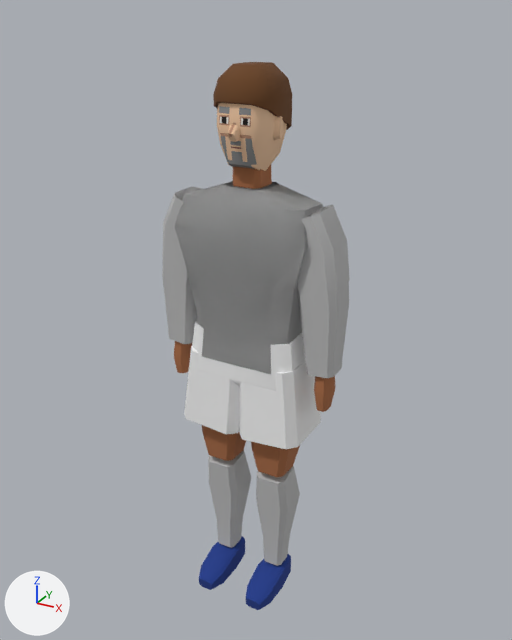
The glTF model assets/players/generated/p_dvs_01.glb, before and after one commit.
One viewpoint serves both versions: a 50 mm camera at (1.082, -1.938, 2.066) aimed at (0.008, 0.016, 1.089). The lights are fixed; the arrows at lower left show +X, +Y and +Z. The older version comes first. Vertices at exactly the same position are counted once.

The scene before the commit, as lines of its bpy script (objects in view):
```python
ob_body = bpy.data.objects.new('Body', me_body)
ob_body.location = (0.0, 0.0, 0.0)
ob_hair = bpy.data.objects.new('Hair', me_hair)
ob_hair.location = (0.0, 0.0, 0.0)
ob_head = bpy.data.objects.new('Head', me_head)
ob_head.location = (0.0, 0.0, 0.0)
ob_shirt_long = bpy.data.objects.new('Shirt_Long', me_shirt_long)
ob_shirt_long.location = (0.0, 0.0, 0.0)
ob_shirt_short = bpy.data.objects.new('Shirt_Short', me_shirt_short)
ob_shirt_short.location = (0.0, 0.0, 0.0)
ob_shorts = bpy.data.objects.new('Shorts', me_shorts)
ob_shorts.location = (0.0, 0.0, 0.0)
```
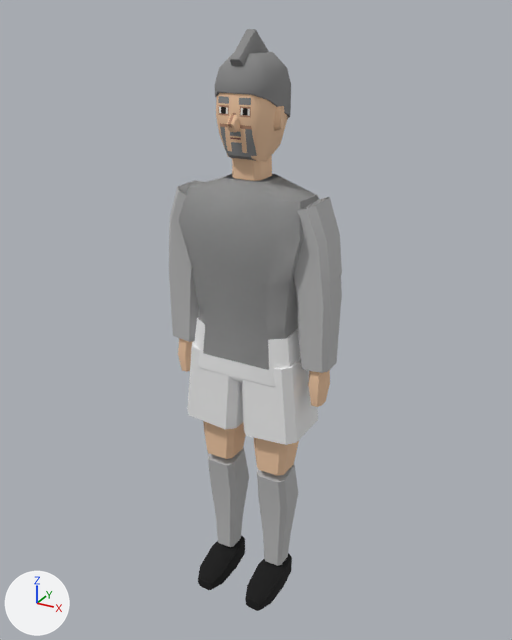
Pixel boxes [x1, y1, x2, y2] of what changed, in the pictures (512 x 640 px; the box of a moved part takes in the faces that stretch with it):
'Shirt_Long', reshaped (7% narrower)
    before: [162, 181, 349, 378]
    after: [169, 174, 342, 373]
'Body', recoloured, mesh rescaled
    before: [174, 165, 335, 610]
    after: [178, 156, 330, 611]
'Shorts', reshaped
    before: [184, 322, 321, 450]
    after: [187, 318, 318, 445]
'Hair', recoloured, reshaped (brown to grey, 32% taller)
    before: [213, 62, 292, 130]
    after: [215, 29, 291, 119]
'Head', moved, rescaled
    before: [217, 103, 287, 171]
    after: [216, 93, 287, 163]
'Shirt_Short', reshaped (8% narrower)
    before: [162, 193, 350, 293]
    after: [169, 186, 342, 284]
part 1 of me_body, moved or reshaped
    before: [174, 165, 335, 526]
    after: [178, 156, 330, 526]

Edits to the bpy script that builds the scene:
```text
Change mat_skin:
    mat_skin.base_color: (0.392, 0.147, 0.0595) -> (0.88, 0.584, 0.376)  # brown #a86b45 -> beige #f1c9a5
Change mat_boots:
    mat_boots.base_color: (0.013, 0.0423, 0.254) -> (0.00561, 0.00561, 0.00561)  # blue #1e3a8a -> black #111111
Change mat_hair:
    mat_hair.base_color: (0.147, 0.0578, 0.0168) -> (0.254, 0.254, 0.254)  # brown #6b4423 -> grey #8a8a8a
Change me_body:
    used by ob_body; location = (0.0, 0.0, 0.0)
    remove me_body.from_pydata(...)  # 320 vertices, 596 faces; spans x -0.32..0.32, y -0.19..0.09, z 0.0..1.65
    add me_body.from_pydata(...)  # 320 vertices, 596 faces; spans x -0.29..0.29, y -0.19..0.08, z 0.0..1.68
    me_body part 1: the whole mesh is scaled about the mesh origin by (0.943, 0.989, 1.02)
Change me_hair:
    used by ob_hair; location = (0.0, 0.0, 0.0)
    remove me_hair.from_pydata(...)  # 32 vertices, 60 faces; spans x -0.096..0.096, y -0.103..0.128, z 1.714..1.917
    add me_hair.from_pydata(...)  # 56 vertices, 104 faces; spans x -0.092..0.092, y -0.1..0.125, z 1.744..2.011
    me_hair part 2: the whole mesh is rebuilt
Change me_head:
    used by ob_head; location = (0.0, 0.0, 0.0)
    remove me_head.from_pydata(...)  # 96 vertices, 176 faces; spans x -0.102..0.102, y -0.124..0.115, z 1.593..1.896
    add me_head.from_pydata(...)  # 96 vertices, 176 faces; spans x -0.103..0.103, y -0.126..0.116, z 1.618..1.926
    me_head part 3: the whole mesh is scaled about its middle by 1.02, then moved by (0.0, 0.0, 0.028)
Change me_shirt_long:
    used by ob_shirt_long; location = (0.0, 0.0, 0.0)
    remove me_shirt_long.from_pydata(...)  # 128 vertices, 244 faces; spans x -0.331..0.331, y -0.124..0.114, z 0.966..1.558
    add me_shirt_long.from_pydata(...)  # 128 vertices, 244 faces; spans x -0.305..0.305, y -0.126..0.116, z 0.982..1.583
    me_shirt_long part 4: 128 of 128 vertices moved; they spanned x -0.331..0.331, y -0.124..0.114, z 0.966..1.558 and now span x -0.305..0.305, y -0.126..0.116, z 0.982..1.583; mean shift (0.0, 0.0, 0.02)
Change me_shirt_short:
    used by ob_shirt_short; location = (0.0, 0.0, 0.0)
    remove me_shirt_short.from_pydata(...)  # 96 vertices, 180 faces; spans x -0.326..0.326, y -0.124..0.114, z 0.971..1.558
    add me_shirt_short.from_pydata(...)  # 96 vertices, 180 faces; spans x -0.301..0.301, y -0.126..0.116, z 0.987..1.583
    me_shirt_short part 5: 96 of 96 vertices moved; they spanned x -0.326..0.326, y -0.124..0.114, z 0.971..1.558 and now span x -0.301..0.301, y -0.126..0.116, z 0.987..1.583; mean shift (0.0, 0.0, 0.021)
Change me_shorts:
    used by ob_shorts; location = (0.0, 0.0, 0.0)
    remove me_shorts.from_pydata(...)  # 56 vertices, 100 faces; spans x -0.23..0.23, y -0.128..0.132, z 0.688..1.078
    add me_shorts.from_pydata(...)  # 56 vertices, 100 faces; spans x -0.222..0.222, y -0.117..0.134, z 0.7..1.095
    me_shorts part 6: 56 of 56 vertices moved; they spanned x -0.23..0.23, y -0.128..0.132, z 0.688..1.078 and now span x -0.222..0.222, y -0.117..0.134, z 0.7..1.095; mean shift (0.0, 0.0, 0.014)
```
